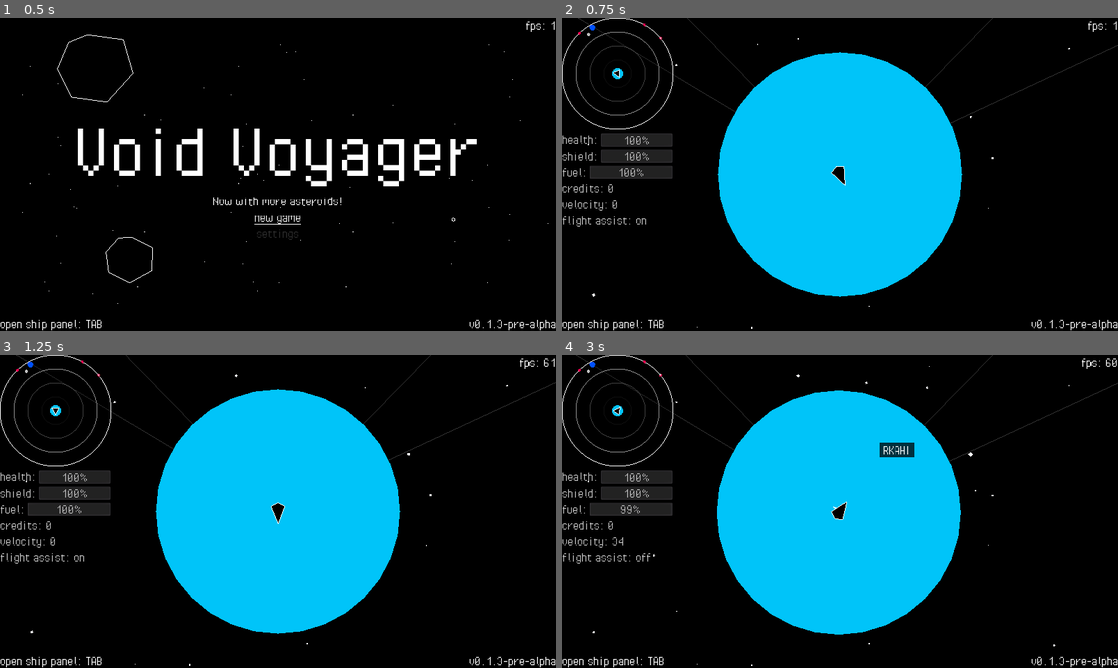
Above: before the commit, frames 1-4 (two rows, left to right).
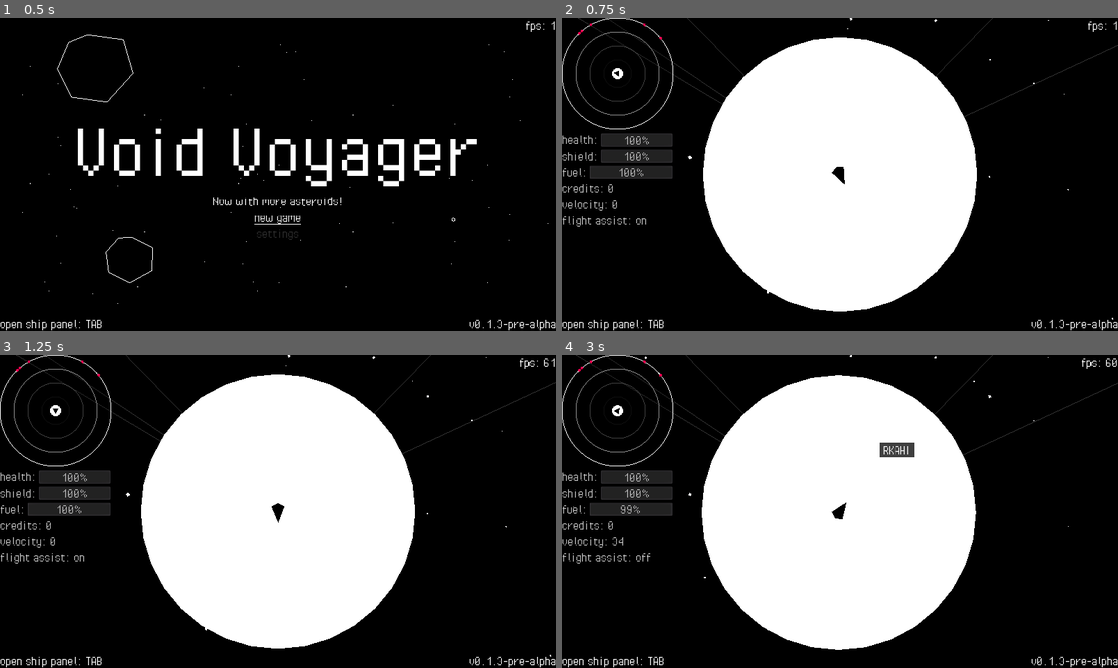
Above: after the commit, the same moments.

Repository: fossqueen/void-voyager-old
Game: Godot game, scene res://main.tscn
The game is run twice, just before and just after one commit, with the same random seed, the same clock (stepped at 60 frames per second) and the same inputs.
Inputs (mouse positions are in pixels of both pictures, inside the frame that each line leads up to):
- Up to frame 1 (0.5 s): no input
- Up to frame 2 (0.75 s): click "new game" at 0.5 s
- Up to frame 3 (1.25 s): no input
- Up to frame 4 (3 s): drag from (840, 511) to (895, 442) at 1.27 s; tap Enter at 2 s; drag from (728, 527) to (840, 511) at 2.02 s; move the mouse to (895, 442) at 2.77 s; hold D (thrust_right) from 2.78 s (still down); tap Space (flight_assist) at 2.85 s

Frame 1 is identical in both runs. In frame 2, 34% of the frame differs, in the area x 2-100%, y 0-100%; in frame 3, 34%; in frame 4, 34%.

Commit message:
Console cleanup

Diff:
--- a/galaxy/galaxy-generator.gd
+++ b/galaxy/galaxy-generator.gd
@@ -51,8 +51,6 @@
 	var moon_distance = radius * 10 # need to dial this, sometime gets really weird results
 
 	var type = "Black Hole" if mass > 1500.00 and radius < 136 else "Terrestrial" if mass > 256.00 else "Gas Giant"
-	if type == "Black Hole":
-		print("Blackhole!")
 
 	var random_sub_type = randi() % 100 + 1
 	var sub_type = "None"
@@ -130,7 +128,7 @@
 			"X": x,
 			"Y": y,
 		},
-		"Population": 100, #int(pow(clamp(core_mass / (Vector2.ZERO.distance_to(Vector2(x, y)) / 15), 0, rand_range(500000, 1000000)), 3)),
+		"Population": int(pow(clamp(core_mass / ((Vector2.ZERO.distance_to(Vector2(x, y)) + 1) / 15), 0, rand_range(500000, 1000000)), 3)),
 		"Star": star,
 		"Objects": objects,
 	}
--- a/main.gd
+++ b/main.gd
@@ -51,7 +51,7 @@
 	_save.galaxy = Galaxy.new()
 	_save.galaxy.galaxy = _galaxy_generator.initialize_galaxy(1024, 1024, 0.67)
 	_save.write_savefile()
-	print("Generated %s star systems" % _save.galaxy.galaxy.size())
+	print("Main: Generated %s star systems" % _save.galaxy.galaxy.size())
 	for star in _save.galaxy.galaxy.size():
 		if Vector2(_save.galaxy.galaxy[star]["Coordinates"]["X"], _save.galaxy.galaxy[star]["Coordinates"]["Y"]).length() < 30:
 			_save.player.current_system = star
--- a/npc/npc.gd
+++ b/npc/npc.gd
@@ -94,7 +94,7 @@
 	elif faction == FACTIONS.merchant: # MERCHANTS SETUP
 		target = random_array_choice(planet_bodies())
 
-	print("spawned: ", FACTION_NAMES[faction], ", ", name, " at ", position)
+	print("NPC: Spawned ", FACTION_NAMES[faction], ", ", name, " at ", position)
 
 
 func _process(_delta):
--- a/ui/galaxy-map/galaxy-map.gd
+++ b/ui/galaxy-map/galaxy-map.gd
@@ -47,8 +47,8 @@
 	$InfoBox/List/SelectedDistance/Distance.add_color_override("font_color", Color.green if selected_system and player_system_position.distance_to(Vector2(selected_system["Coordinates"]["X"], selected_system["Coordinates"]["Y"])) * 2 <= Global.player.jump_range else Color.red)
 
 	$InfoBox/List/CurrentSystem/SystemName.text = Global.current_system["Name"]
-	$InfoBox/List/CurrentDetails/Details.text = "Coordinates: " + str(int(player_system["Coordinates"]["X"])) + ", " + str(int(player_system["Coordinates"]["Y"])) + "\nPOI's: " + str(player_system["Objects"].size()) + "\nPopulation: " + str(player_system["Population"])
-	$InfoBox/List/SelectedDetails/Details.text = "Coordinates: " + str(int(selected_system["Coordinates"]["X"])) + ", " + str(int(selected_system["Coordinates"]["Y"])) + "\nPOI's: " + str(selected_system["O …(99 unchanged characters)…
+	$InfoBox/List/CurrentDetails/Details.text = "Coordinates: " + str(player_system["Coordinates"]["X"]) + ", " + str(player_system["Coordinates"]["Y"]) + "\nPOI's: " + str(player_system["Objects"].size()) + "\nPopulation: " + str(player_system["Population"])
+	$InfoBox/List/SelectedDetails/Details.text = "Coordinates: " + str(selected_system["Coordinates"]["X"]) + ", " + str(selected_system["Coordinates"]["Y"]) + "\nPOI's: " + str(selected_system["O …(99 unchanged characters)…
 	player_system_position = Vector2(player_system["Coordinates"]["X"], player_system["Coordinates"]["Y"])
 	player_system = Global.save.galaxy.galaxy[Global.save.player.current_system]
 	$InfoBox/List/Fuel/ProgressBar.value = Global.player.ship.fuel
--- a/ui/galaxy-map/plot-route.gd
+++ b/ui/galaxy-map/plot-route.gd
@@ -41,9 +41,10 @@
 		var neighbor = cell + _into_2d(i, width)
 
 		if cell_mappings.has(neighbor):
-			if not neighbor == cell:
-				if not _astar.are_points_connected(cell_mappings[cell], cell_mappings[neighbor]):
-					output.push_back(cell_mappings[neighbor])
+			if neighbor.distance_to(cell) <= jump_range:
+				if not neighbor == cell:
+					if not _astar.are_points_connected(cell_mappings[cell], cell_mappings[neighbor]):
+						 output.push_back(cell_mappings[neighbor])
 
 	return output
 
@@ -58,13 +59,15 @@
 
 		var new_route = route.instance()
 		new_route.points = _astar.get_point_path(cell_mappings[start], cell_mappings[end])
-		print(new_route.points)
+		print("Galaxy Map: New route created @ %s" % new_route.points)
 		add_child(new_route)
+		if new_route.points == PoolVector2Array():
+			print("Galaxy Map: Route could not be plotted. Insufficient jump range.")
 
 		return _astar.get_point_path(cell_mappings[start], cell_mappings[end])
 
 	else:
-		print("Cannot plot route")
+		print("Galaxy Map: Error! Attempting to route to a non-existant star system.")
 		return PoolVector2Array()
 
 
--- a/ui/galaxy-map/route.gd
+++ b/ui/galaxy-map/route.gd
@@ -3,4 +3,5 @@
 var points: PoolVector2Array = PoolVector2Array()
 
 func _draw():
-	draw_polyline(points, Color.white, 1, false)
+	if not points == PoolVector2Array():
+		draw_polyline(points, Color.white, 1, false)
--- a/ui/galaxy-map/system-plot.tscn
+++ b/ui/galaxy-map/system-plot.tscn
@@ -6,6 +6,7 @@
 radius = 48.0
 
 [node name="SystemPlot" type="Node2D" groups=["system_plot"]]
+scale = Vector2( 2, 2 )
 z_index = 5
 script = ExtResource( 1 )
 
--- a/ui/radar/radar.gd
+++ b/ui/radar/radar.gd
@@ -52,7 +52,7 @@
 		$Panel.add_child(new_marker)
 		new_marker.show()
 		markers[object] = new_marker
-	print("UI: Radar: Retrieved system objects")
+	print("Radar: Retrieved system objects")
 
 func add_object(object):
 	var new_marker = icons[object.radar_icon].instance()
--- a/ui/ui.gd
+++ b/ui/ui.gd
@@ -31,7 +31,7 @@
 	player_stats.hide()
 	Global.starfield.hide()
 	system_map_toggle = true
-	print("UI: System map opened")
+	print("System Map: initialized")
 
 func close_system_map():
 	var get_children = get_children()
@@ -43,7 +43,7 @@
 			player_stats.show()
 			Global.starfield.show()
 			system_map_toggle = false
-			print("UI: System map closed")
+			print("System Map: terminated")
 
 func toggle_galaxy_map():
 	if galaxy_map_toggle:
@@ -65,7 +65,7 @@
 	Global.starfield.hide()
 	galaxy_map_toggle = true
 
-	print("UI: Galaxy map opened")
+	print("Galaxy Map: initialized")
 
 func close_galaxy_map():
 	var get_children = get_children()
@@ -77,7 +77,7 @@
 			player_stats.show()
 			Global.starfield.show()
 			galaxy_map_toggle = false
-			print("UI: Galaxy map closed")
+			print("Galaxy Map: terminated")
 
 func toggle_ship_panel():
 	if ship_panel_toggle:
